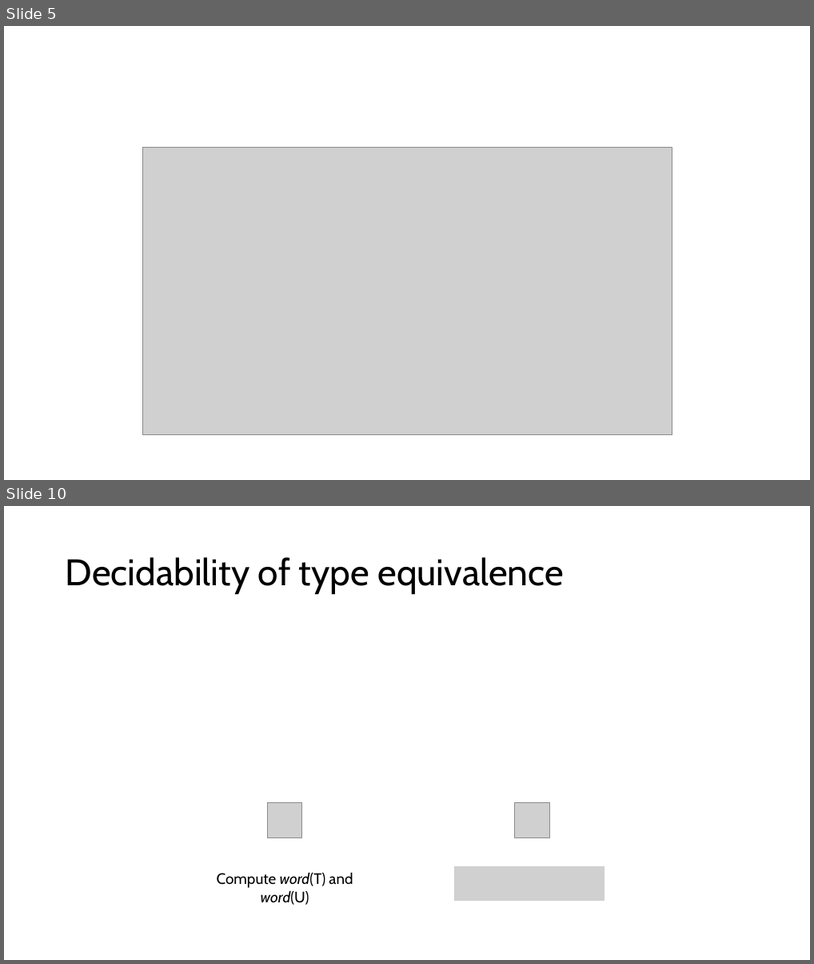
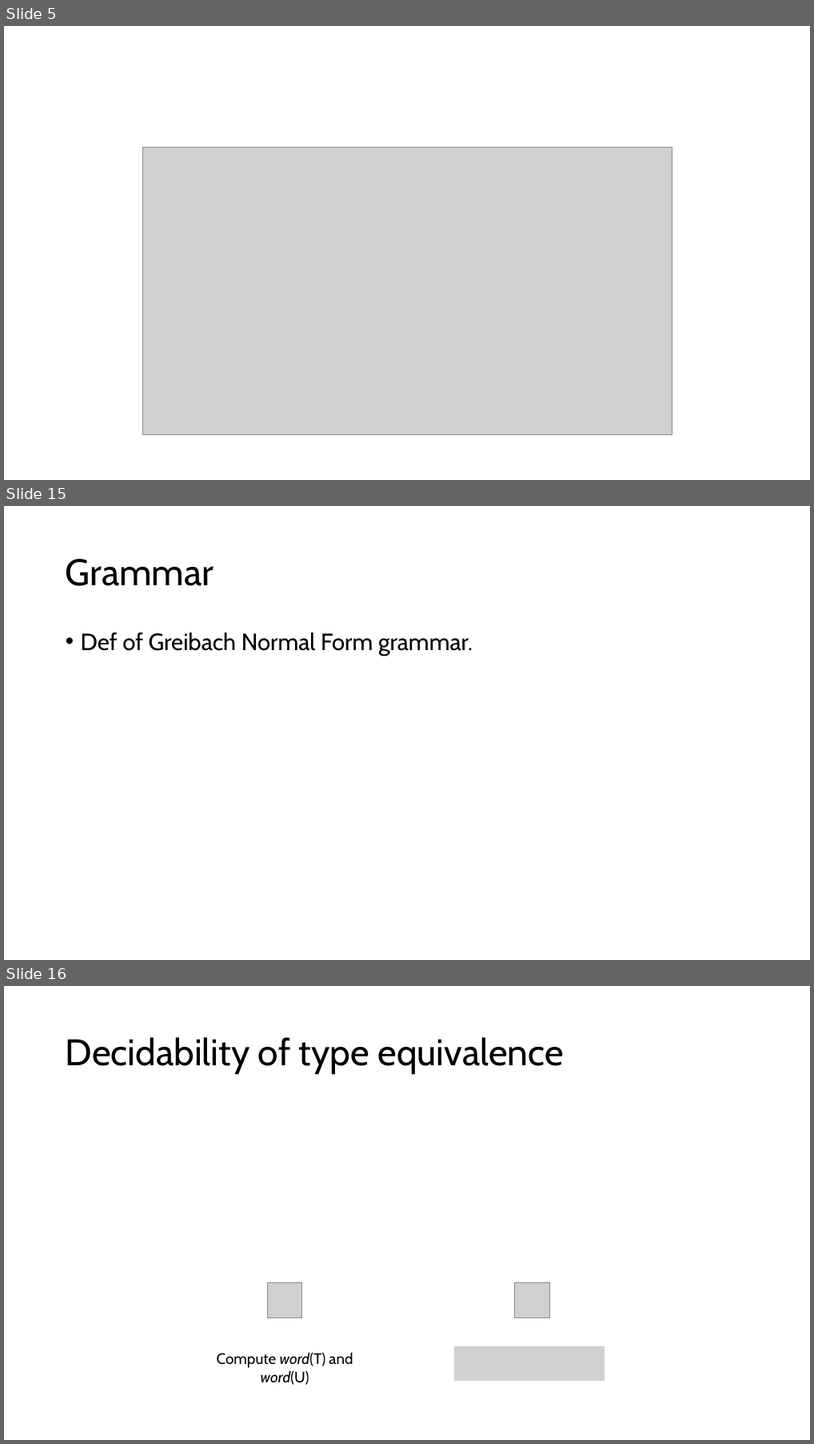
Before and after one commit to inesgarciaslopes/type-operators, a slide deck: latex/Inforum/slides/presentation.pptx. Shown one above the other, each under a label of ours: slides 5 and 10 before the commit, slides 5, 15 and 16 after it; the slides between them are not shown. The pictures are 814x964 and 814x1444 pixels, drawn with LibreOffice and Linux fonts; fonts in the diff are those of the drawing; grey boxes stand for pictures. Boxes give left, top, right and bottom in pixels: in the first picture for what was removed or moved away, otherwise in the second. Text is boxed around its words. In the diff, an @@ line names an element or a change of style, - is before the commit and + after.

```diff
--- a/latex/Inforum/slides/presentation.pptx
+++ b/latex/Inforum/slides/presentation.pptx
@@ slide 15 added at (x1=4, y1=506, x2=810, y2=960), background #FFFFFF @@
@@ title added at (x1=66, y1=559, x2=214, y2=586), 44 pt, text #000000 @@
+Grammar
@@ text added at (x1=81, y1=632, x2=473, y2=656), 28 pt, text #000000 @@
+• Def of Greibach Normal Form grammar.
@@ what was slide 10 is now slide 16 @@
```
Also in this commit, not shown: 3 slides changed, 8 other slides added, 3 slides removed.
